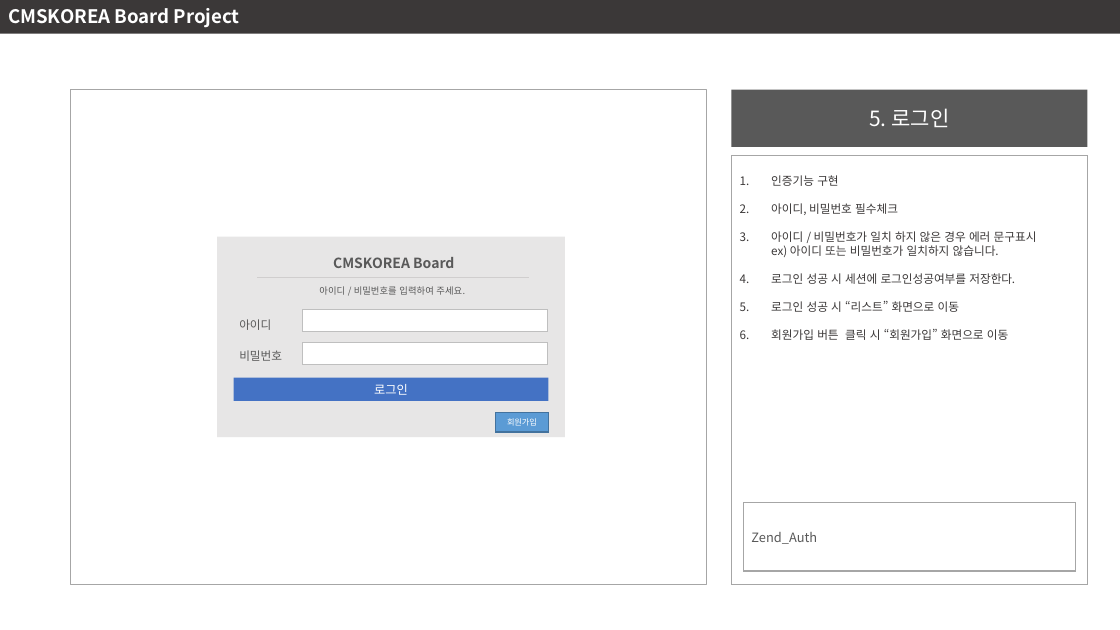
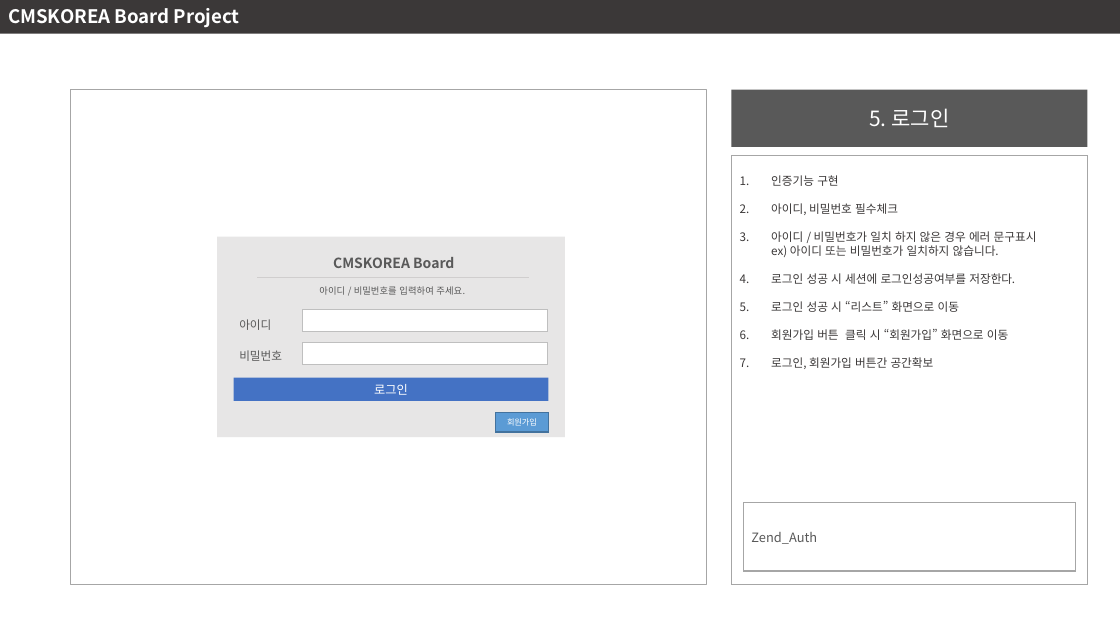
Before and after one commit to jinwon-cmskorea/cmskorea_board_class, a slide deck: slide 1 of documents/신입프로젝트_게시판_수정.pptx. Drawn at 1120x630 pixels with LibreOffice and Linux fonts; fonts in the diff are those of the drawing. Boxes give left, top, right and bottom in pixels: in the first picture for what was removed or moved away, otherwise in the second. Text is boxed around its words. In the diff, an @@ line names an element or a change of style, - is before the commit and + after.

```diff
--- a/documents/신입프로젝트_게시판_수정.pptx
+++ b/documents/신입프로젝트_게시판_수정.pptx
@@ text in rectangle at (771, 357, 934, 369): paragraph added @@
+7. 로그인, 회원가입 버튼간 공간확보
```
Also in this commit, not shown: 4 other slides changed, 3 other files.
